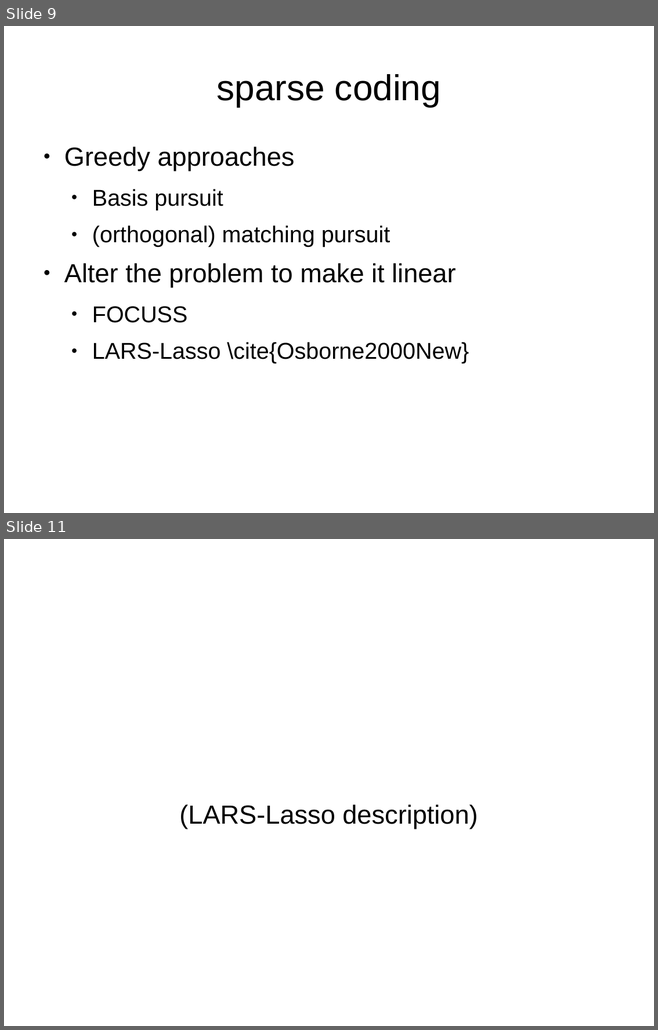
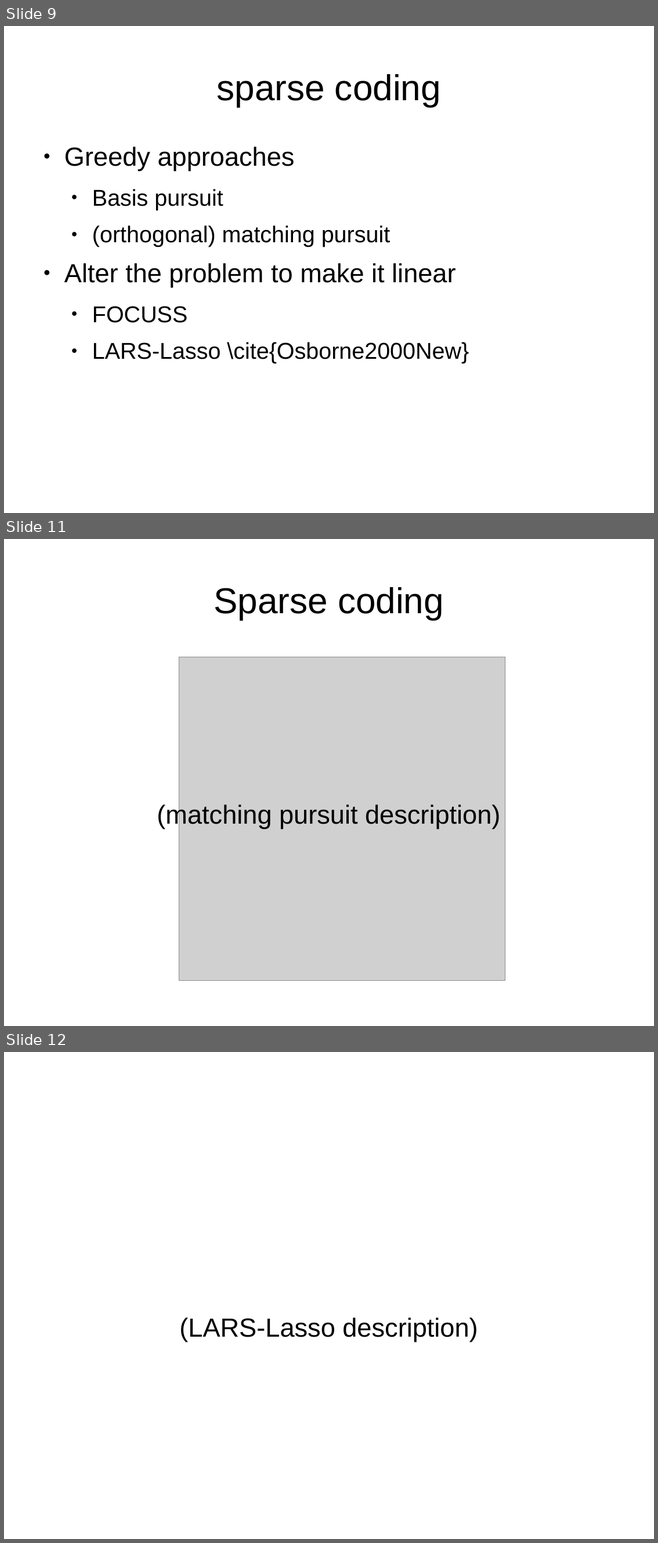
Before and after one commit to Sebu/sprs, a slide deck: progress_report/progress_report.odp. Shown one above the other, each under a label of ours: slides 9 and 11 before the commit, slides 9, 11 and 12 after it; the slides between them are not shown. The pictures are 658x1030 and 658x1543 pixels, drawn with LibreOffice and Linux fonts; fonts in the diff are those of the drawing; grey boxes stand for pictures. Boxes give left, top, right and bottom in pixels: in the first picture for what was removed or moved away, otherwise in the second. Text is boxed around its words. In the diff, an @@ line names an element or a change of style, - is before the commit and + after.

```diff
--- a/progress_report/progress_report.odp
+++ b/progress_report/progress_report.odp
@@ slide 11 added at [4,539,654,1026], background #FFFFFF @@
@@ title added at [213,587,444,620], 44 pt, text #000000 @@
+Sparse coding
@@ picture added at [179,657,505,981] @@
@@ subtitle added at [157,803,500,829], 32 pt, text #000000 @@
+(matching pursuit description)
@@ what was slide 11 is now slide 12 @@
```
Also in this commit, not shown: 6 slides changed.
